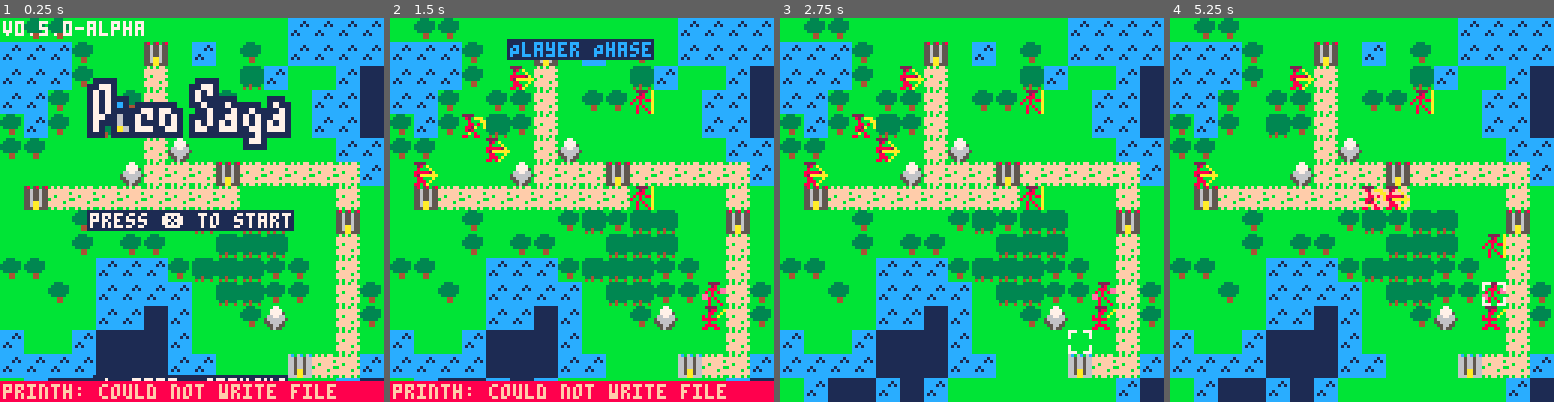
Above: before the commit, frames 1-4 (left to right).
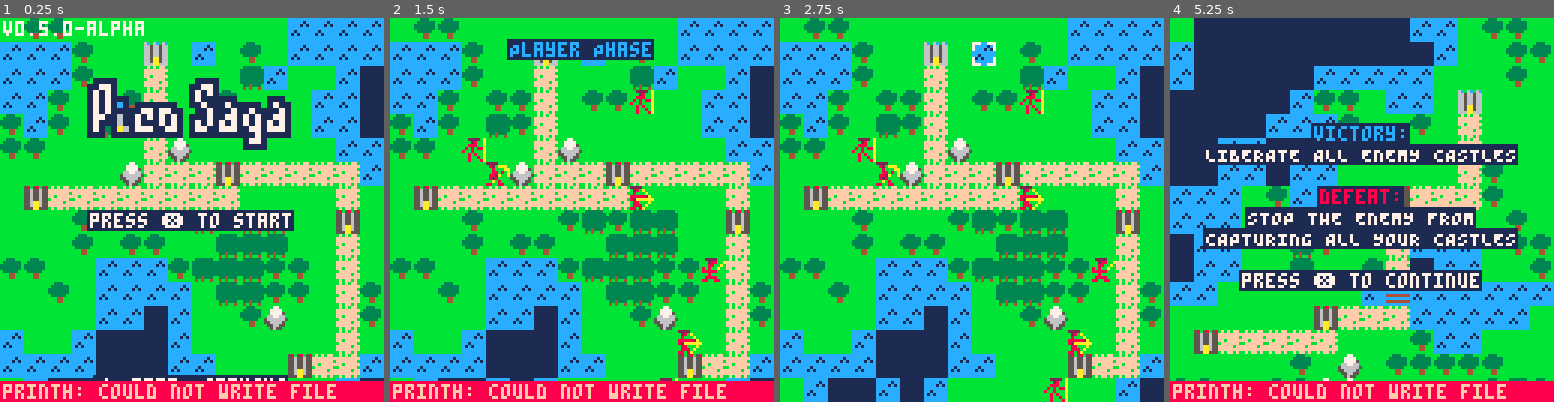
Above: after the commit, the same moments.

Repository: stavguo/pico-saga
Game: PICO-8 cartridge ftrpg.p8
Same seed, same stepped clock (60 frames per second), same inputs: the game is played once before the commit and once after it.
Inputs:
- Up to frame 1 (0.25 s): no input
- Up to frame 2 (1.5 s): tap X (X key) at 0.33, 1.07 s; tap O (Z key) at 0.7 s
- Up to frame 3 (2.75 s): hold Right 1.6-2.1 s; tap O (Z key) at 1.7, 2.1, 2.5 s; tap X (X key) at 1.85 s; hold Up 2.15-2.42 s; hold Right from 2.47 s (still down)
- Up to frame 4 (5.25 s): tap O (Z key) every 0.4 s from 2.9 to 4.9 s; tap X (X key) at 2.97, 4.08, 5.2 s; release Right at 3.03 s; hold Left 3.08-3.58 s; hold Down 3.63-3.97 s; hold Right 4.02-4.68 s; hold Up 4.73-5.03 s; hold Left from 5.08 s (still down)

The runs differ from the first frame. In frame 1, 0.7% of the frame differs, in the area x 37-82%, y 6-94%; in frame 2, 2.6%; in frame 3, 3.2%; in frame 4, 86%, in the area x 0-100%, y 0-100%.

Commit message:
Placed player castle on longest edge and fixed bugs

Diff:
--- a/src/castle.lua
+++ b/src/castle.lua
@@ -69,7 +69,7 @@
 end
 
 function init_castles()
-    local sections, actual = {
+    local sections, places = {
         -- Top row (y: 0-4)
         {x_start=0, x_end=4, y_start=0, y_end=4, targ={0, 0}},    -- Top-left
         {x_start=5, x_end=10, y_start=0, y_end=4, targ={7, 0}},   -- Top-center
@@ -92,20 +92,23 @@
     for sec in all(sections) do
         local w, h = sec.x_end - sec.x_start + 1, sec.y_end - sec.y_start + 1
         local sq = find_largest_square(sec.x_start, sec.y_start, w, h, sec.targ)
-        if sq then add(actual, vectoindex(sq.center)) end
+        if sq then add(places, vectoindex(sq.center)) end
     end
-    if #actual < 2 then
-        printh("NEED TO RESET")
+    local edges = generate_edges(places)
+    if #places < 2 or edges[1][2] < 20 then
+        printh("NEED TO RESET", "logs/debug.txt")
+        reset()
+        CASTLES, UNITS, places = {}, {}, {}
         change_state("setup")
-        --return
+        return
     end
-    make_routes(actual)
-    local player, cursor = flr(rnd(#actual)) + 1
-    for i, idx in ipairs(actual) do
+    local player, cursor = edges[1][1][flr(rnd(2)) + 1]
+    make_routes(places)
+    for idx in all(places) do
         local x, y = unpack(indextovec(idx))
-        if (i == player) cursor = idx
-        CASTLES[idx] = { team = i == player and "player" or "enemy", units = {} }
-        mset(x, y, i == player and 8 or 9)
+        if (idx == player) cursor = idx
+        CASTLES[idx] = { team = idx == player and "player" or "enemy", units = {} }
+        mset(x, y, idx == player and 8 or 9)
     end
     return cursor
 end
--- a/src/fsm.lua
+++ b/src/fsm.lua
@@ -3,31 +3,32 @@
     return {
         enter = function()
             step = 0
-            local seed, treeseed, _seeds_initialized = flr(rnd(32767)), flr(rnd(32767))
-            if not _seeds_initialized then
-                -- printh("", "logs/seeds.txt", true)
-                _seeds_initialized = true
-            end
-            printh("", "logs/debug.txt", true)
-            -- printh(
-            --     "Generated map with seed: " .. seed .."/" .. treeseed ..
-            --     " at " .. stat(93) .. ":" .. stat(94) .. ":" .. stat(95),
-            --     "logs/seeds.txt"
-            -- )
-            -- Initialize terrain and castles
-            local noise_fn, tree_fn = os2d_noisefn(seed), os2d_noisefn(treeseed)
-
-            init_terrain(noise_fn, tree_fn)
-            local cursor = init_castles()
-            if not cursor then printh("CURSOR IS NULL ERROR", "logs/debug.txt") end
-            init_player_units(cursor)
-            init_enemy_units()
             co = cocreate(function()
-
-                yield()
-                step = 1
-                yield()
-                change_state("phase_change", {cursor=cursor, phase="player"})
+                local seed, treeseed, _seeds_initialized = flr(rnd(32767)), flr(rnd(32767))
+                if not _seeds_initialized then
+                    -- printh("", "logs/seeds.txt", true)
+                    _seeds_initialized = true
+                end
+                -- printh(
+                --     "Generated map with seed: " .. seed .."/" .. treeseed ..
+                --     " at " .. stat(93) .. ":" .. stat(94) .. ":" .. stat(95),
+                --     "logs/seeds.txt"
+                -- )
+                -- Initialize terrain and castles
+                local noise_fn, tree_fn = os2d_noisefn(seed), os2d_noisefn(treeseed)
+
+                init_terrain(noise_fn, tree_fn)
+                local cursor = init_castles()
+                if not cursor then
+                    printh("CURSOR IS NULL ERROR", "logs/debug.txt")
+                else
+                    init_player_units(cursor)
+                    init_enemy_units()
+                    yield()
+                    step = 1
+                    yield()
+                    change_state("phase_change", {cursor=cursor, phase="player"})
+                end
             end)
             local active, exception = coresume(co)
             if exception then
--- a/src/main.lua
+++ b/src/main.lua
@@ -11,6 +11,7 @@
 end
 
 function _init()
+    printh("", "logs/debug.txt", true)
     CASTLES, UNITS = {}, {}
     states = {
         setup = create_setup_state(),
--- a/src/terrain.lua
+++ b/src/terrain.lua
@@ -160,9 +160,11 @@
         end
     end
 
-    local l_edge = sorted_edges[1]
-    local lx, ly = indextovec(l_edge[1][1]), indextovec(l_edge[1][2])
-    printh("Longest edge was {"..lx[1]..","..lx[2].."} -> {"..ly[1]..","..ly[2].."}", "logs/debug.txt")
+    if #sorted_edges > 0 then
+        local l_edge = sorted_edges[1]
+        local lx, ly = indextovec(l_edge[1][1]), indextovec(l_edge[1][2])
+        printh("Longest edge was {"..lx[1]..","..lx[2].."} -> {"..ly[1]..","..ly[2].."} with weight: "..l_edge[2], "logs/debug.txt")
+    end
 
     return mst_edges
 end
Not shown, changed: README.md
